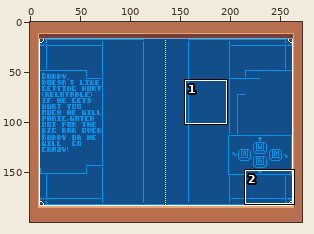
A sprite sheet gets an edit: data/graphics/images/blueprint.png. The first picture is a wide view before the edit; the outline marks the close-up.
Close-up. The starting point:
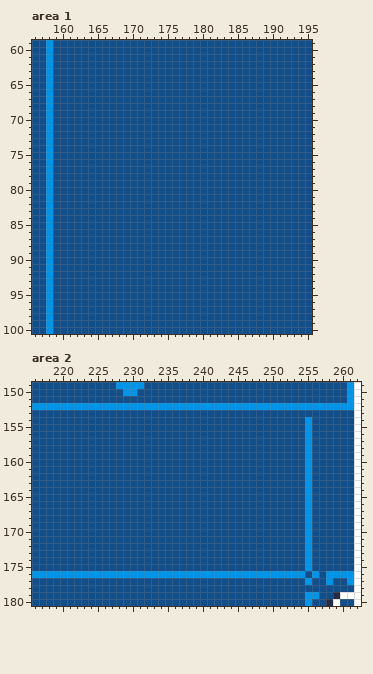
The file is 272x200 pixels. Shown: area 1: x 156..195, y 59..100; area 2: x 216..262, y 149..180.
New version:
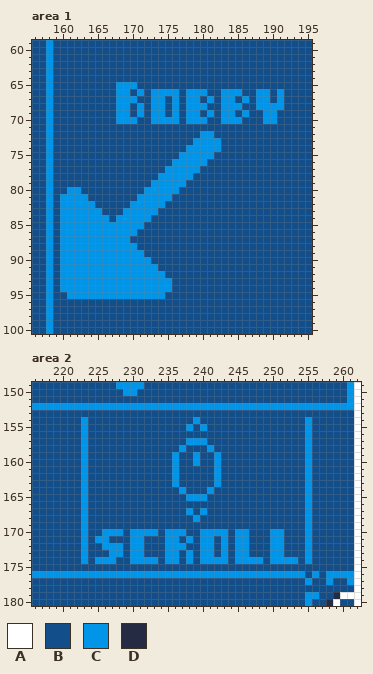
Palette (. is transparent): A #ffffff  B #124e89  C #0095e9  D #262b44
Diff:
Changed rows in their new state; - is an unchanged pixel.
Area 1:
first column x 160:
 65 --------CCC---------------------
 66 --------CC-C-CCCC-CCC--CCC--CC-C
 67 --------CCC--CC-C-CC-C-CC-C-CC-C
 68 --------CC-C-CC-C-CCC--CCC--CCCC
 69 --------CC-C-CC-C-CC-C-CC-C--CC-
 70 --------CCC--CCCC-CCC--CCC---CC-
 72 --------------------CC----------
 73 -------------------CCCC---------
 74 ------------------CCCCC---------
 75 -----------------CCCCC----------
 76 ----------------CCCCC-----------
 77 ---------------CCCCC------------
 78 --------------CCCCC-------------
 79 -------------CCCCC--------------
 80 -CC---------CCCCC---------------
 81 CCCC-------CCCCC----------------
 82 CCCCC-----CCCCC-----------------
 83 CCCCCC---CCCCC------------------
 84 CCCCCCC-CCCCC-------------------
 85 CCCCCCCCCCCC--------------------
 86 CCCCCCCCCCC---------------------
 87 CCCCCCCCCC----------------------
 88 CCCCCCCCCCC---------------------
 89 CCCCCCCCCCCC--------------------
 90 CCCCCCCCCCCCC-------------------
 91 CCCCCCCCCCCCCC------------------
 92 CCCCCCCCCCCCCCC-----------------
 93 CCCCCCCCCCCCCCCC----------------
 94 CCCCCCCCCCCCCCCC----------------
 95 -CCCCCCCCCCCCCC-----------------
Area 2:
first column x 223:
154 C---------------C----------------
155 C--------------C-C---------------
156 C--------------------------------
157 C--------------CCC---------------
158 C-------------C---C--------------
159 C------------C--C--C-------------
160 C------------C--C--C-------------
161 C------------C-----C-------------
162 C------------C-----C-------------
163 C------------C-----C-------------
164 C-------------C---C--------------
165 C--------------CCC---------------
166 C--------------------------------
167 C--------------C-C---------------
168 C---------------C----------------
169 C--------------------------------
170 C--CCC-CCCC-CCC--CCCC-CC---CC----
171 C-CC---CC---CC-C-CC-C-CC---CC----
172 C--CCC-CC---CCC--CC-C-CC---CC----
173 C---CC-CC---CC-C-CC-C-CC---CC----
174 C-CCC--CCCC-CC-C-CCCC-CCCC-CCCC--
175 --------------------------------B
Boxes around the changes in both close-ups, in picture pixels (x1, y1, x2, y2):
changed: (60, 82, 284, 299)
changed: (81, 417, 312, 571)
